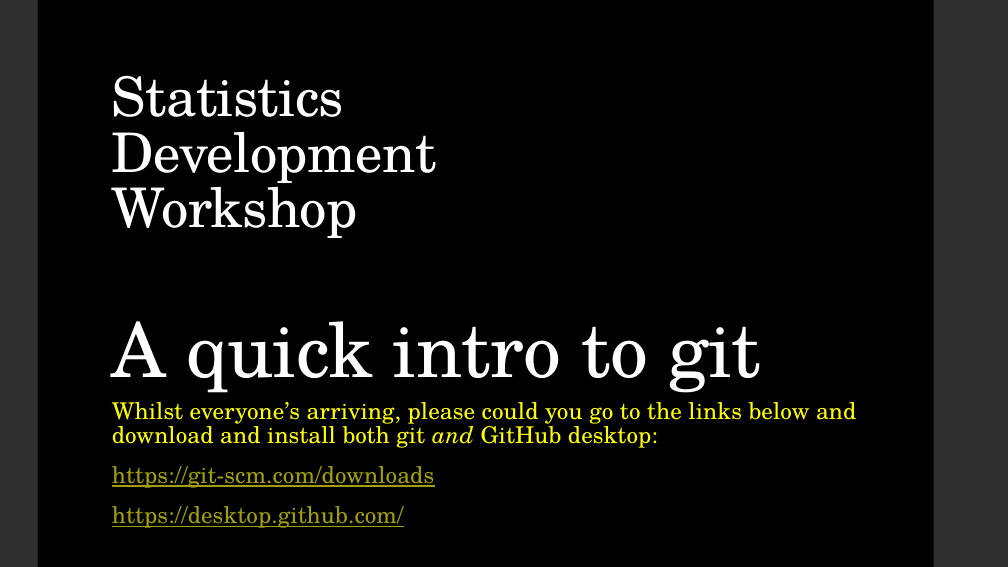
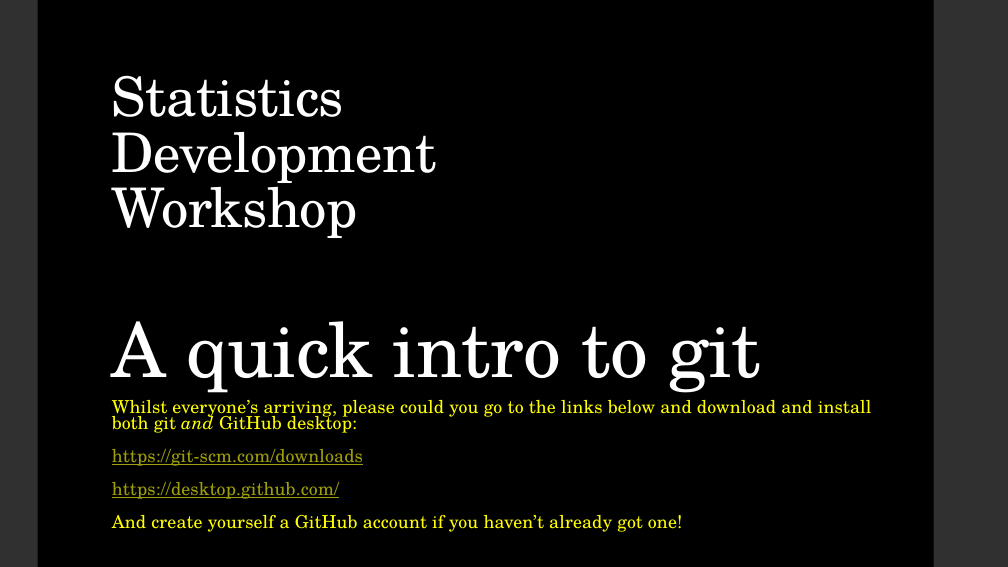
Before and after one commit to dfe-analytical-services/techskills_workshops, a slide deck: slide 1 of slides/workshopslides_quick-git.pptx. Drawn at 1008x567 pixels with LibreOffice and Linux fonts; fonts in the diff are those of the drawing. Boxes give left, top, right and bottom in pixels: in the first picture for what was removed or moved away, otherwise in the second. Text is boxed around its words. In the diff, an @@ line names an element or a change of style, - is before the commit and + after.

```diff
--- a/slides/workshopslides_quick-git.pptx
+++ b/slides/workshopslides_quick-git.pptx
@@ subtitle at [112,400,872,499]: size 22 to 17.1 pt in "Whilst everyone’s arriving, please could you go ...", "https://git-scm.com/downloads", "https://desktop.github.com/"; line spacing 0.85 to 0.75 @@
@@ subtitle at [112,515,682,532]: paragraph added @@
+And create yourself a GitHub account if you haven’t already got one!
```
Also in this commit, not shown: 1 other slide changed, 8 slides added, 5 slides removed.
